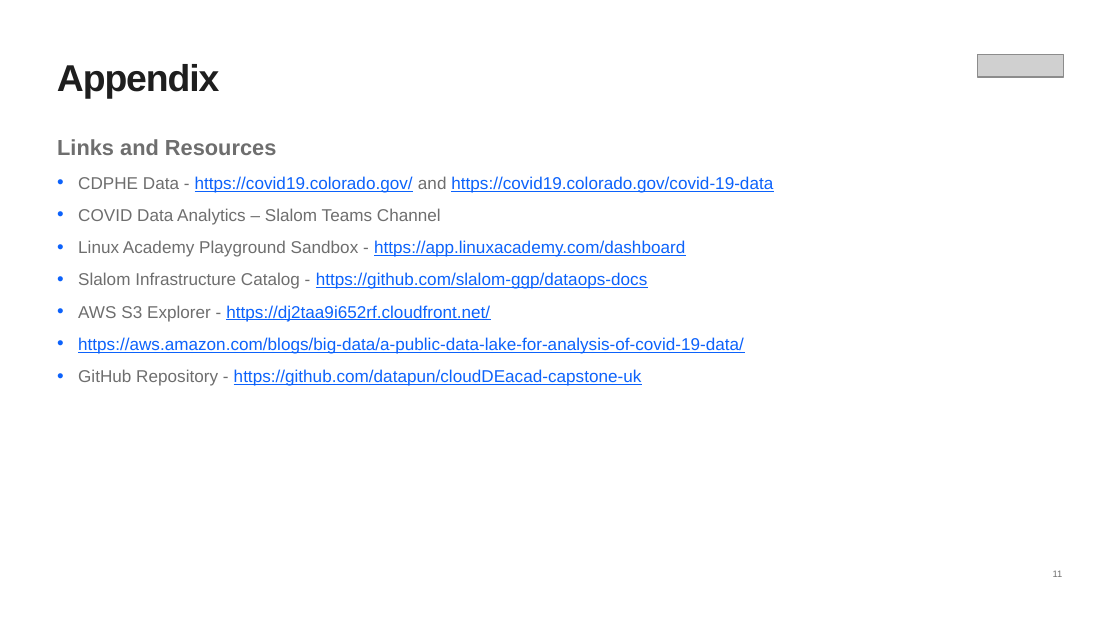
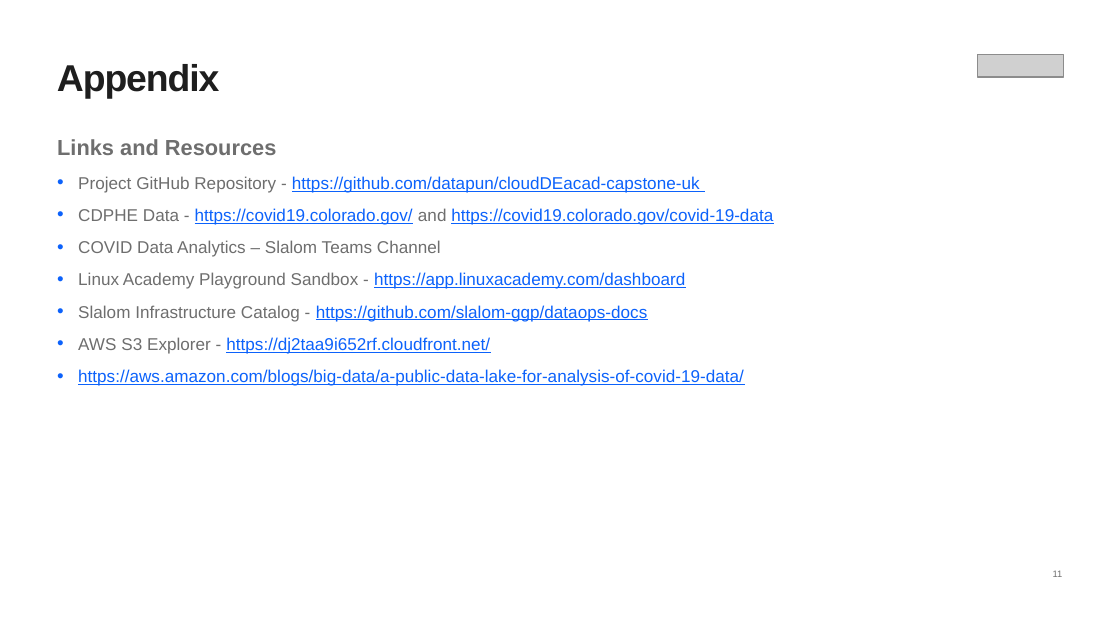
Before and after one commit to michalsicak/cloudDEacad-capstone-uk, a slide deck: slide 11 of proj_mgmt/Coranavirus Capstone Project.pptx. Drawn at 1120x630 pixels with LibreOffice and Linux fonts; fonts in the diff are those of the drawing; grey boxes stand for pictures. Boxes give left, top, right and bottom in pixels: in the first picture for what was removed or moved away, otherwise in the second. Text is boxed around its words. In the diff, an @@ line names an element or a change of style, - is before the commit and + after.

```diff
--- a/proj_mgmt/Coranavirus Capstone Project.pptx
+++ b/proj_mgmt/Coranavirus Capstone Project.pptx
@@ text at box(78, 176, 700, 193): paragraph added @@
+• Project GitHub Repository - https://github.com/datapun/cloudDEacad-capstone-uk
@@ text at box(78, 369, 642, 386): paragraph removed @@
-• GitHub Repository - https://github.com/datapun/cloudDEacad-capstone-uk
```
Also in this commit, not shown: 1 other slide changed, 3 other files.
